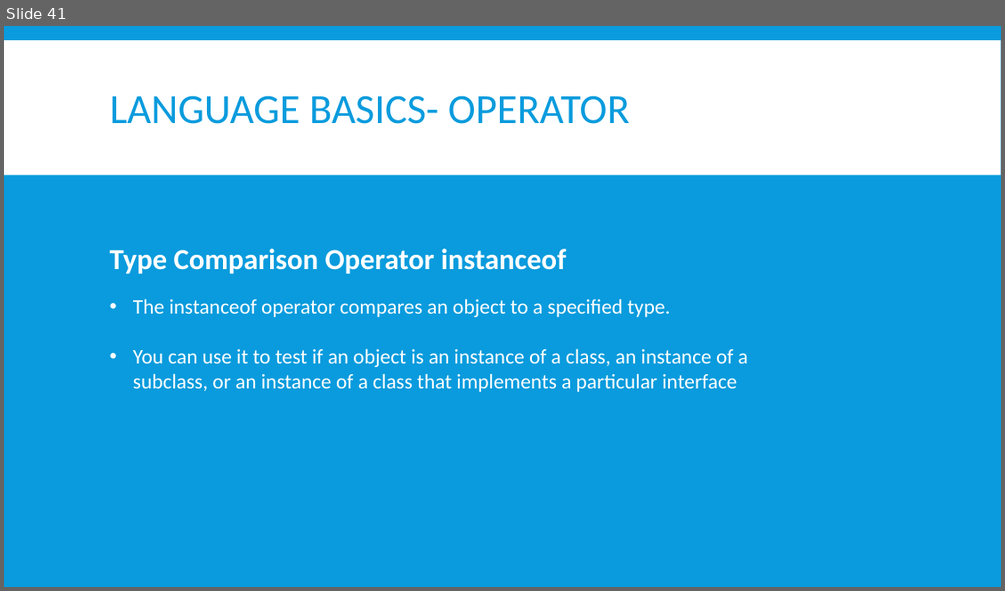
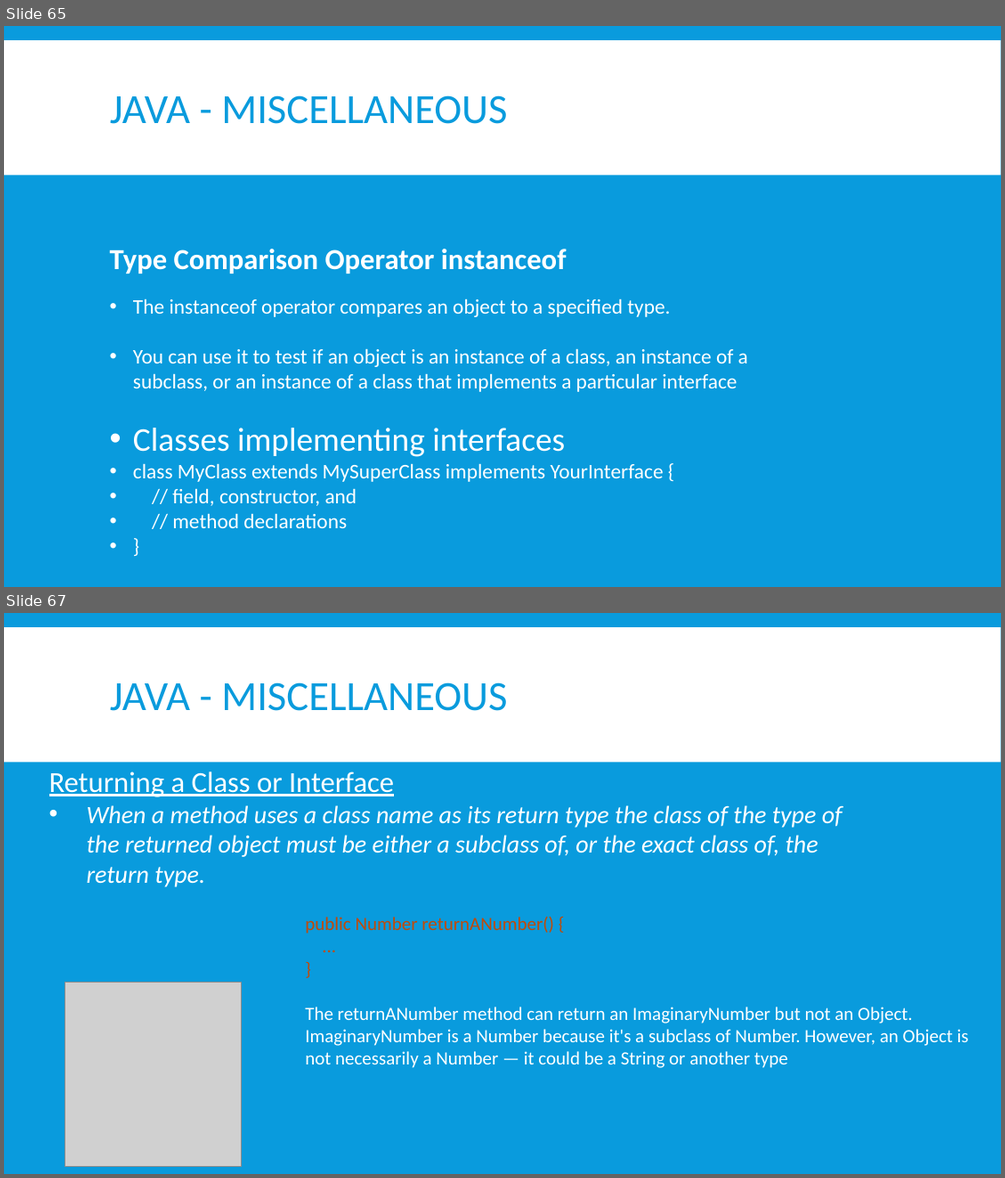
Before and after one commit to nmsgit1234/TechnicalDocs, a slide deck: training/core_java/core_java.pptx. Shown one above the other, each under a label of ours: slide 41 before the commit, slides 65 and 67 after it; the slides between them are not shown. The pictures are 1005x591 and 1005x1178 pixels, drawn with LibreOffice and Linux fonts; fonts in the diff are those of the drawing; grey boxes stand for pictures. Boxes give left, top, right and bottom in pixels: in the first picture for what was removed or moved away, otherwise in the second. Text is boxed around its words. In the diff, an @@ line names an element or a change of style, - is before the commit and + after.

Commit message:
updated for class and objects

```diff
--- a/training/core_java/core_java.pptx
+++ b/training/core_java/core_java.pptx
@@ slide 67 added at (x1=4, y1=613, x2=1001, y2=1174), background #099BDD; not listed: 1 template element that a slide beside it also shows @@
@@ title added at (x1=110, y1=682, x2=507, y2=711), 40 pt, text #099BDD @@
+JAVA - MISCELLANEOUS
@@ text added at (x1=49, y1=771, x2=842, y2=887), 24 pt, text #FFFFFF, italic @@
+Returning a Class or Interface
+• When a method uses a class name as its return type the class of the type of the returned object must be either a subclass of, or the exact class of, the return type.
@@ text added at (x1=305, y1=916, x2=969, y2=1068), 18 pt, text #FFFFFF @@
+public Number returnANumber() {
+...
+}
+The returnANumber method can return an ImaginaryNumber but not an Object. ImaginaryNumber is a Number because it's a subclass of Number. However, an Object is not necessarily a Number — it could be a String or another type
@@ picture added at (x1=65, y1=982, x2=241, y2=1167) @@
@@ what was slide 41 is now slide 65 @@
@@ slide 65 changed as well @@
@@ title at (x1=110, y1=95, x2=507, y2=124): text changed @@
-LANGUAGE BASICS- OPERATOR
+JAVA - MISCELLANEOUS
@@ text at (x1=133, y1=427, x2=663, y2=528): paragraphs added @@
+• Classes implementing interfaces
+• class MyClass extends MySuperClass implements YourInterface {
+• // field, constructor, and
+• // method declarations
+• }
```
Also in this commit, not shown: 2 other slides changed, 26 other slides added, 18 other files.
